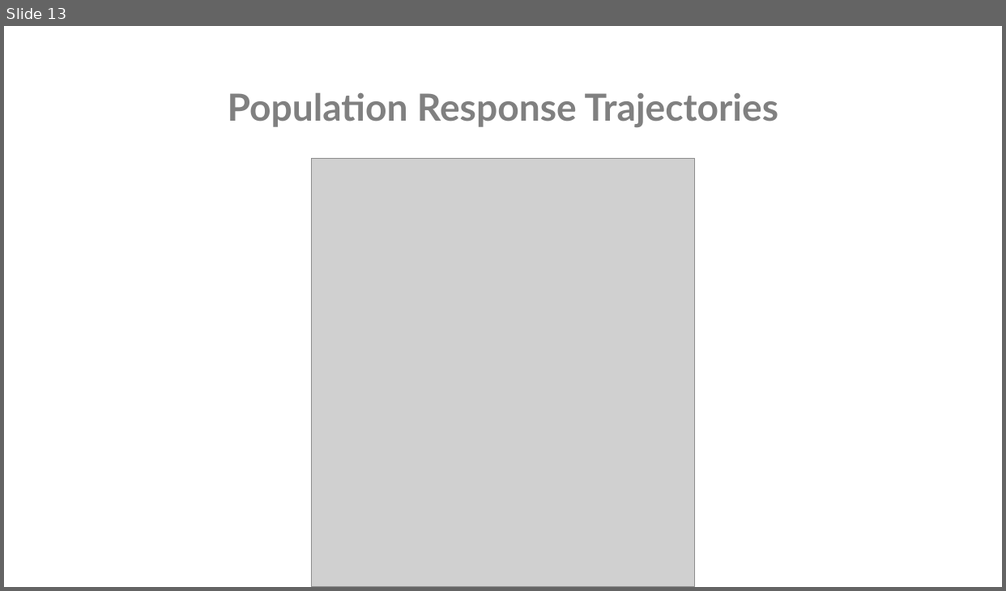
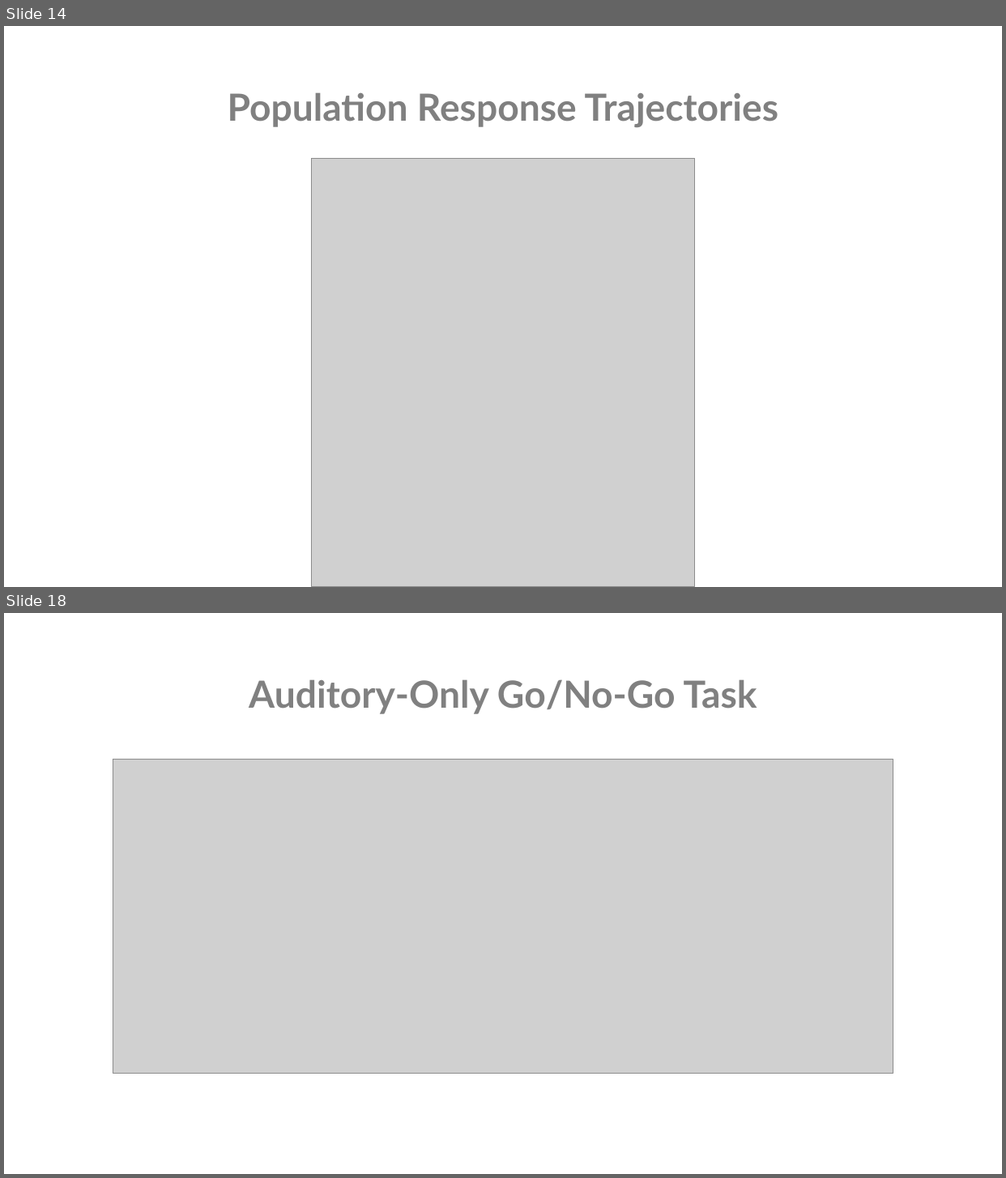
Before and after one commit to nghess/cnjc, a slide deck: multimodal_olfactory_feedback/hernandez_etal_2025.pptx. Shown one above the other, each under a label of ours: slide 13 before the commit, slides 14 and 18 after it; the slides between them are not shown. The pictures are 1006x591 and 1006x1178 pixels, drawn with LibreOffice and Linux fonts; fonts in the diff are those of the drawing; grey boxes stand for pictures. Boxes give left, top, right and bottom in pixels: in the first picture for what was removed or moved away, otherwise in the second. Text is boxed around its words. In the diff, an @@ line names an element or a change of style, - is before the commit and + after.

```diff
--- a/multimodal_olfactory_feedback/hernandez_etal_2025.pptx
+++ b/multimodal_olfactory_feedback/hernandez_etal_2025.pptx
@@ slide 18 added at <box>4,613,1002,1174</box>, background #FFFFFF @@
@@ title added at <box>249,680,757,714</box>, 36 pt, text #808080, bold @@
+Auditory-Only Go/No-Go Task
@@ picture added at <box>113,760,893,1074</box> @@
@@ what was slide 13 is now slide 14 @@
```
Also in this commit, not shown: 3 slides changed, 10 other slides added, 3 slides removed, 8 other files.
